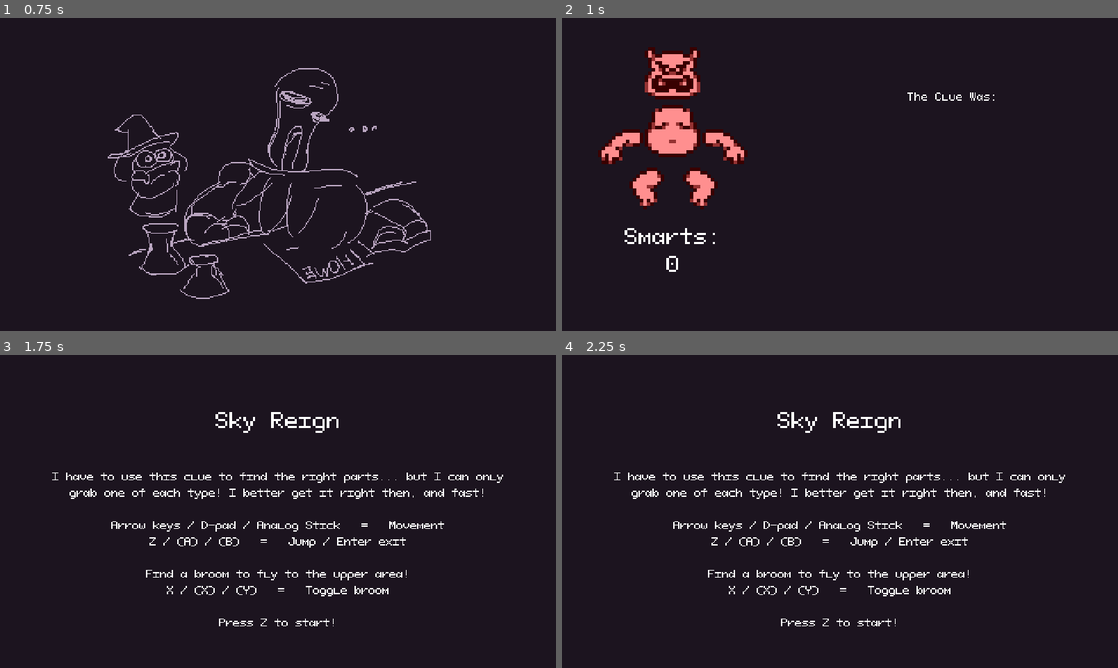
Above: before the commit, frames 1-4 (two rows, left to right).
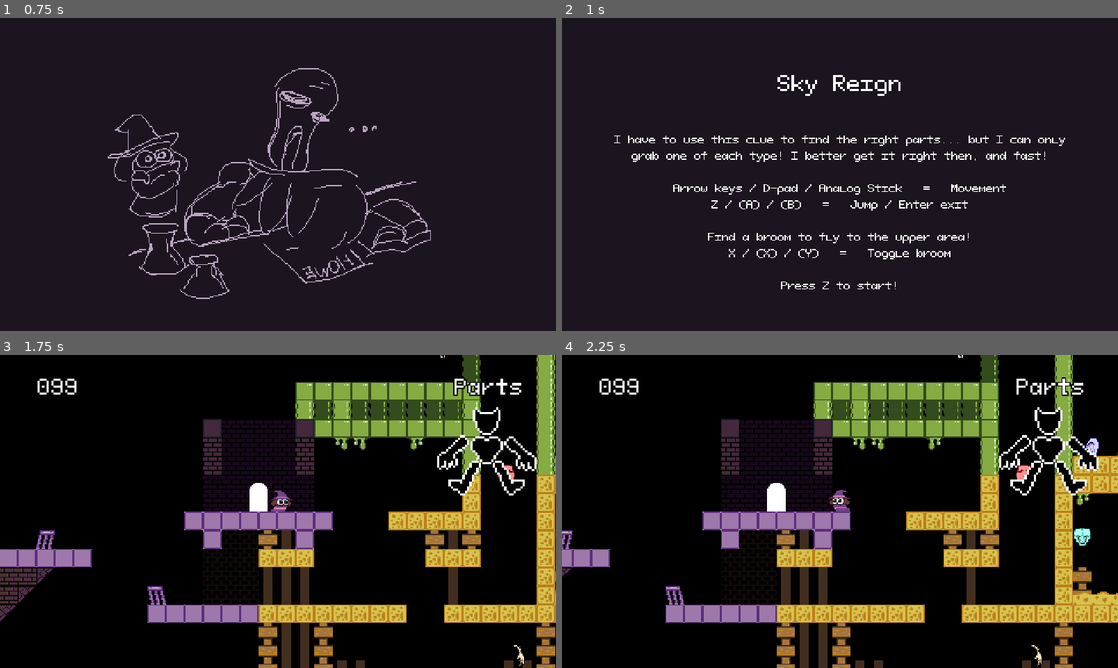
Above: after the commit, the same moments.

Repository: vitimesthree/LD55
Game: Godot game, scene res://screens/bad_ending.tscn
Same seed, same stepped clock (60 frames per second), same inputs: the game is played once before the commit and once after it. This scene is started directly instead of the project's main scene.
Inputs:
- Up to frame 1 (0.75 s): tap Enter at 0.5 s; hold Right (move_right) from 0.53 s (still down); hold X (broom) from 0.53 s (still down)
- Up to frame 2 (1 s): keep holding Right (move_right); keep holding X (broom); tap Z (jump) at 0.77 s
- Up to frame 3 (1.75 s): keep holding Right (move_right); tap Space at 1.25 s; release X (broom) at 1.28 s; tap X (broom) at 1.35 s; tap Z (jump) at 1.52 s
- Up to frame 4 (2.25 s): release Right (move_right) at 2.03 s; hold Left (move_left) from 2.03 s (still down); hold X (broom) from 2.03 s (still down)

Frame 1 is identical in both runs. In frame 2, 7.6% of the frame differs, in the area x 6-91%, y 9-87%; in frame 3, 96%; in frame 4, 96%, in the area x 0-100%, y 0-100%.
Error before the commit: Invalid access of index '0' on a base object of type: 'Array'. (res://ui/demon_puzzle.gd:18)

Commit message:
edited cutscene flow

Diff:
--- a/screens/bad_ending.tscn
+++ b/screens/bad_ending.tscn
@@ -7,4 +7,4 @@
 [node name="Cutscene" parent="." instance=ExtResource("1_lx6r4")]
 starting_frame = 5
 ending_frame = 6
-next_scene = "res://screens/score.tscn"
+next_scene = "res://screens/tutorial.tscn"
--- a/screens/end_screen.tscn
+++ b/screens/end_screen.tscn
@@ -5,7 +5,7 @@
 [node name="End Screen" type="Node2D"]
 
 [node name="Cutscene" parent="." instance=ExtResource("1_21x75")]
-starting_frame = 8
+starting_frame = 9
 ending_frame = 9
-next_scene = "res://screens/tutorial.tscn"
+next_scene = "res://screens/opening.tscn"
 the_end = true
--- a/screens/opening.tscn
+++ b/screens/opening.tscn
@@ -5,5 +5,5 @@
 [node name="Opening" type="Node2D"]
 
 [node name="Cutscene" parent="." instance=ExtResource("1_kspiq")]
-ending_frame = 3
+ending_frame = 4
 next_scene = "res://screens/tutorial.tscn"
